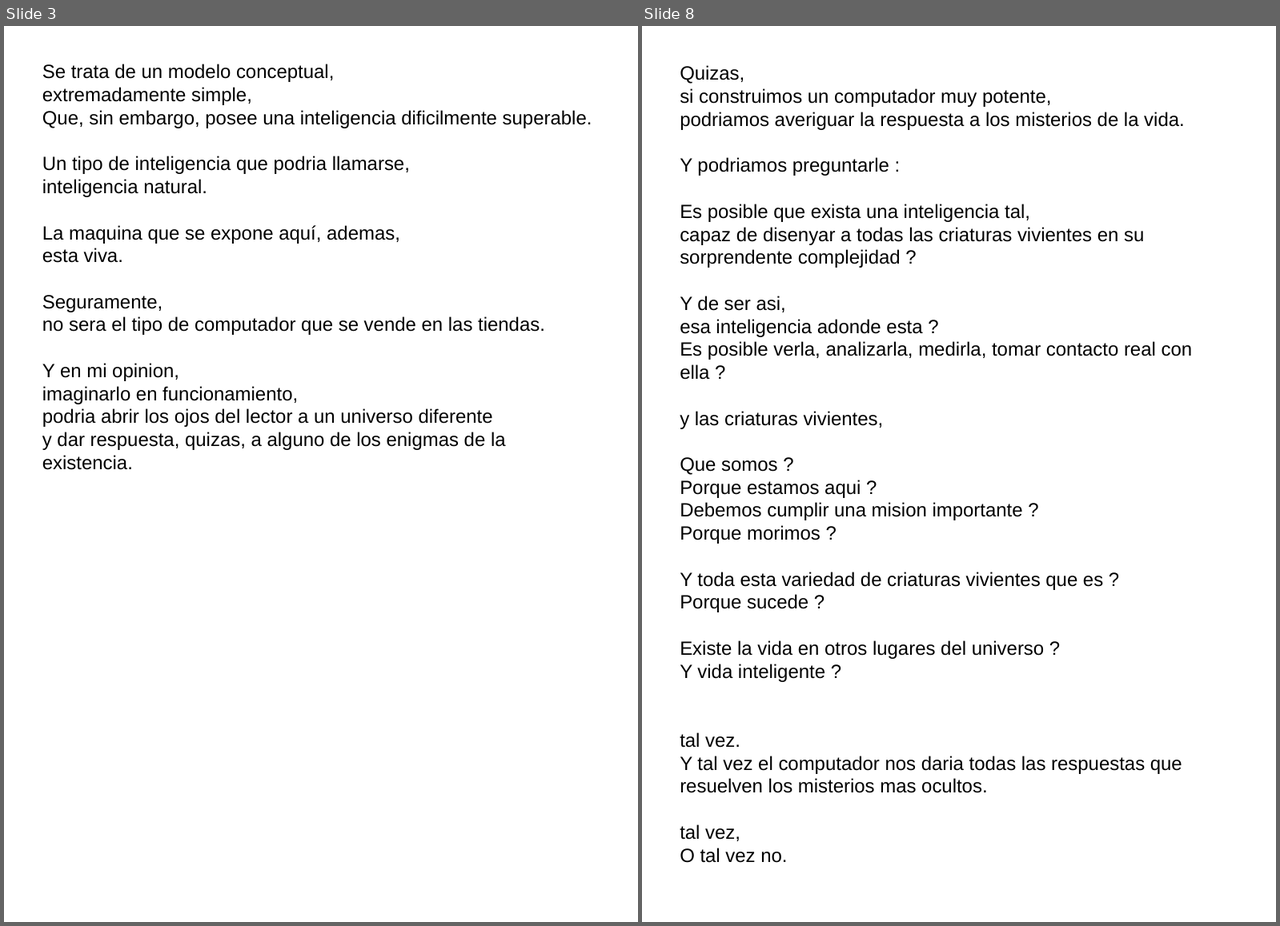
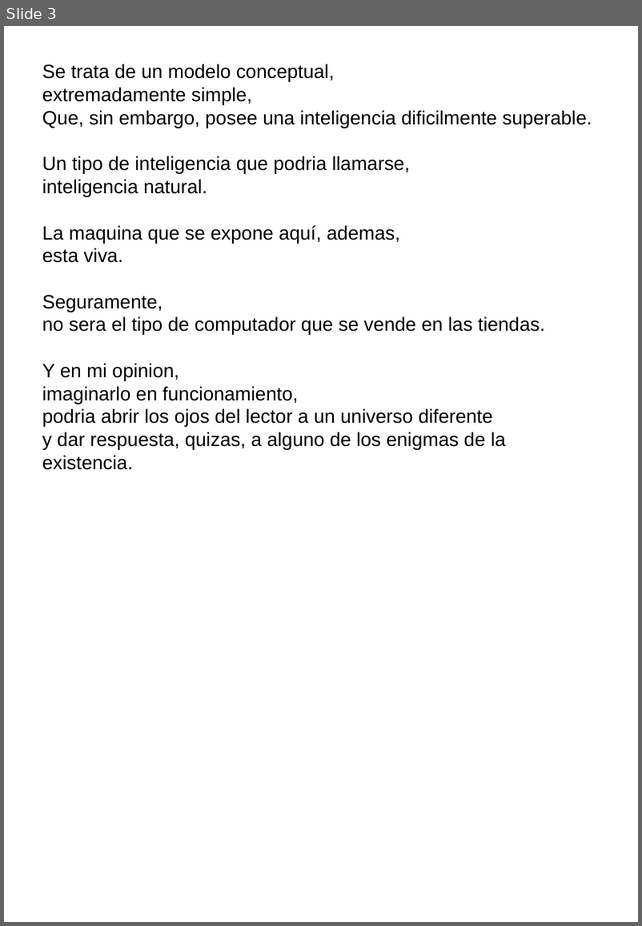
Before and after one commit to fabhrius/La-Cosa, a slide deck: capitulos/Prologo/Prologo.odp. Shown side by side, each under a label of ours: slides 3 and 8 before the commit, slide 3 after it; the slides between them are not shown. The pictures are 1280x926 and 642x926 pixels, drawn with LibreOffice and Linux fonts; fonts in the diff are those of the drawing. Boxes give left, top, right and bottom in pixels: in the first picture for what was removed or moved away, otherwise in the second. Text is boxed around its words. In the diff, an @@ line names an element or a change of style, - is before the commit and + after.

```diff
--- a/capitulos/Prologo/Prologo.odp
+++ b/capitulos/Prologo/Prologo.odp
@@ slide 8 removed at [642,26,1276,922], background #FFFFFF @@
@@ text removed at [680,65,1192,793] @@
-Quizas,
-si construimos un computador muy potente,
-podriamos averiguar la respuesta a los misterios de la vida.
-Y podriamos preguntarle :
-Es posible que exista una inteligencia tal,
-capaz de disenyar a todas las criaturas vivientes en su sorprendente complejidad ?
-Y de ser asi,
-esa inteligencia adonde esta ?
-Es posible verla, analizarla, medirla, tomar contacto real con ella ?
-y las criaturas vivientes,
-Que somos ?
-Porque estamos aqui ?
-Debemos cumplir una mision importante ?
-Porque morimos ?
-Y toda esta variedad de criaturas vivientes que es ?
-Porque sucede ?
-Existe la vida en otros lugares del universo ?
-Y vida inteligente ?
-tal vez.
-Y tal vez el computador nos daria todas las respuestas que resuelven los misterios mas ocultos.
-tal vez,
-O tal vez no.
```
Also in this commit, not shown: 3 other slides removed, 3 other files.
